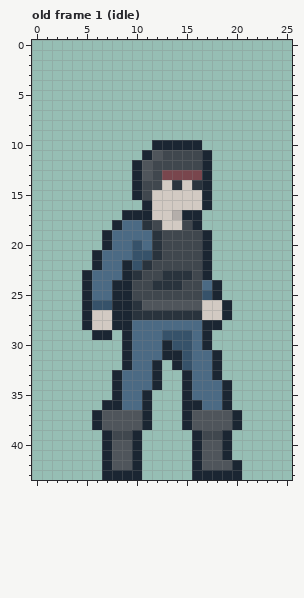
Two versions of one pixel-art file, assets/sprites/pc/male.aseprite. The picture above was drawn from the file before the commit.
26x44 pixels, 34 frames. Shown: old frame 1 (idle). The commit also changed other frames, which this record leaves out.
After the commit:
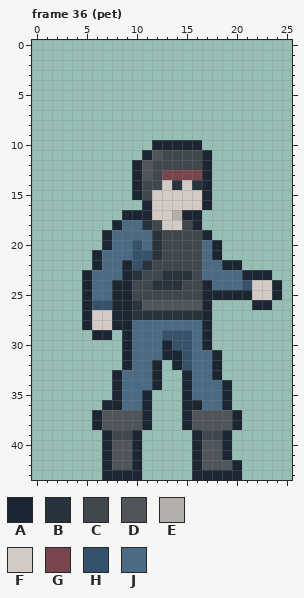
Palette (. is transparent): A #1b2632  B #29333d  C #40474e  D #4f555b  E #b4aeaa  F #d2cac3  G #79464d  H #36526a  J #4b6a84
A new or re-ordered frame is compared with the old frame closest to it.
Commit: update dog and male npc to support dog petting
From old to new:
frames 34 -> 37
Frame 36 (pet) is new; against old frame 1 (idle), layers "Body", "stroke":
The author put colour A in rows 20 to 21 at x 18; in row 22 at x 19 to 20; in row 23 at x 21 to 23; in row 24 at x 24; in row 25 at x 19 to 21 and 24; in row 26 at x 22 to 23.
Colour F becomes colour A in rows 26 to 27 at x 17.
Colour H becomes colour A in row 25 at x 17.
Colour J becomes colour A in row 24 at x 17.
The author put colour F in rows 24 to 25 at x 22 to 23.
The author put colour H in row 24 at x 21.
The author put colour J in row 22 at x 18; in row 23 at x 18 to 20; in row 24 at x 19 to 20.
Colour A becomes colour J in rows 20 to 23 at x 17; in row 24 at x 18.
The author cleared colour A in rows 26 to 27 at x 19; in row 28 at x 18.
The author cleared colour F in rows 26 to 27 at x 18.
Changed places in both pictures, as pixel boxes (x1, y1, x2, y2):
changed: (202, 240, 282, 330)
